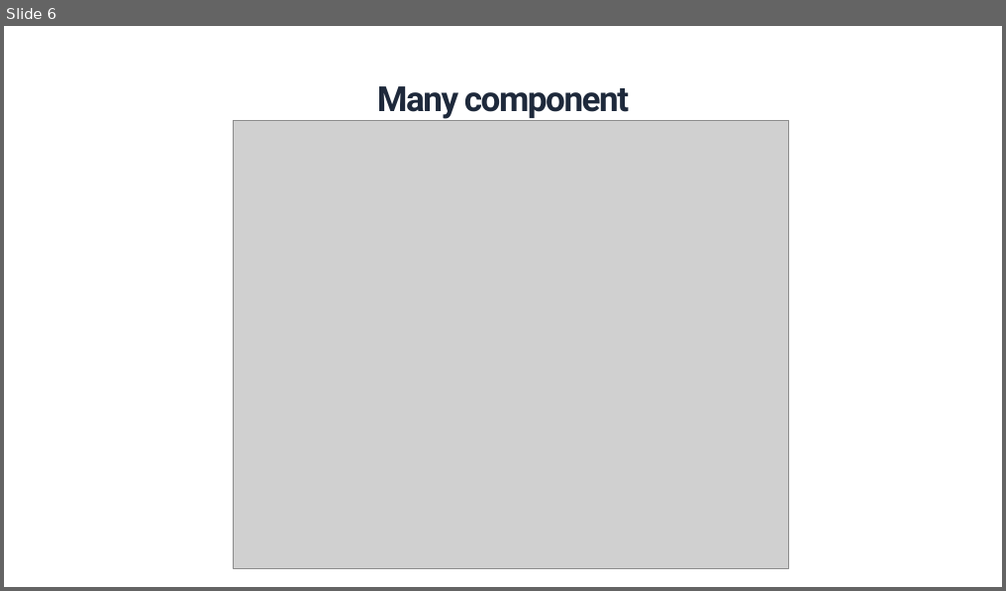
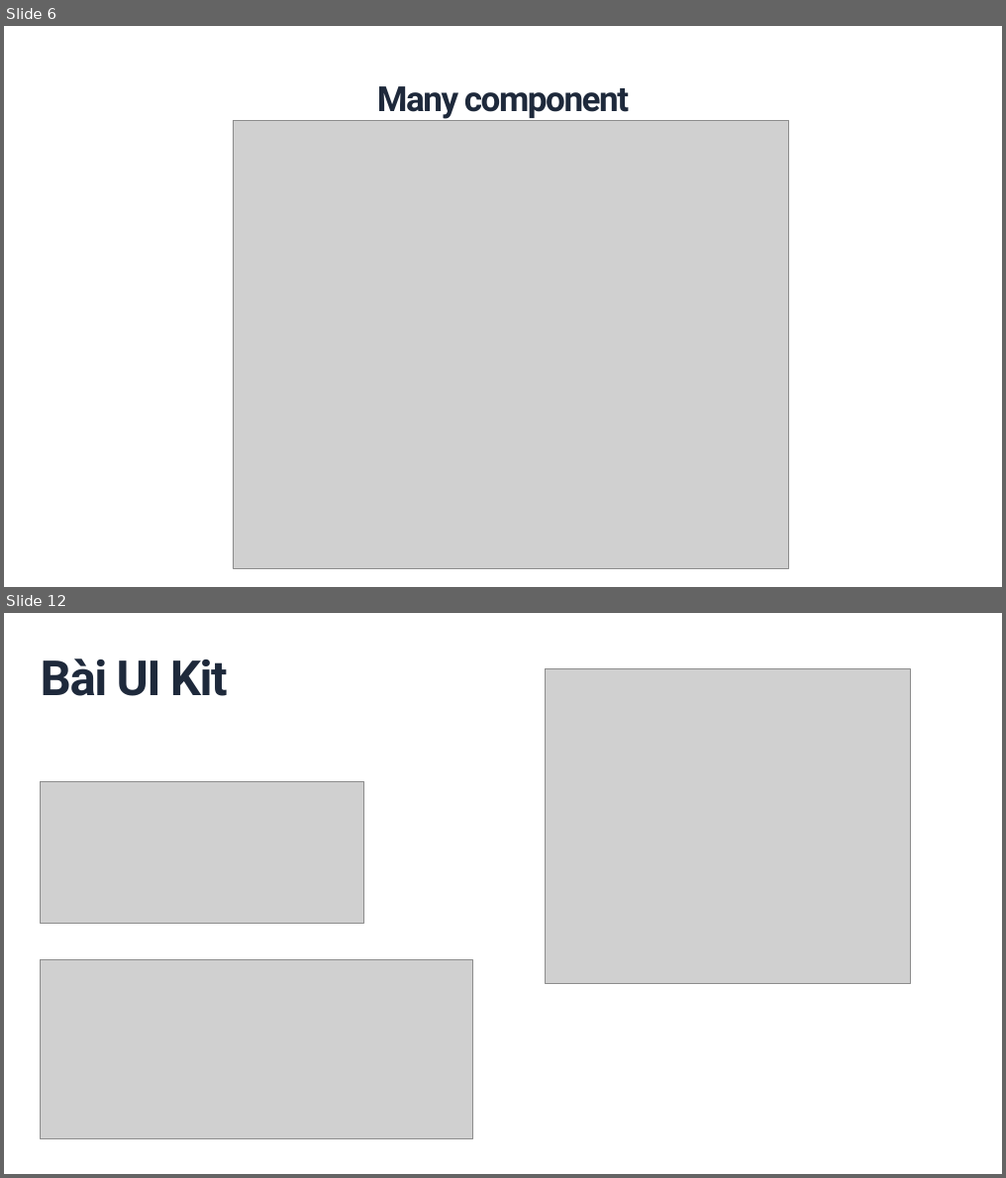
Before and after one commit to trongandev/tai-lieu-day-reactjs-tdsv, a slide deck: giao-an/buoi2/BUỔI 2 COMPONENT & TƯ DUY CHIA NHỎ.pptx. Shown one above the other, each under a label of ours: slide 6 before the commit, slides 6 and 12 after it; the slides between them are not shown. The pictures are 1006x591 and 1006x1178 pixels, drawn with LibreOffice and Linux fonts; fonts in the diff are those of the drawing; grey boxes stand for pictures. Boxes give left, top, right and bottom in pixels: in the first picture for what was removed or moved away, otherwise in the second. Text is boxed around its words. In the diff, an @@ line names an element or a change of style, - is before the commit and + after.

```diff
--- a/giao-an/buoi2/BUỔI 2 COMPONENT & TƯ DUY CHIA NHỎ.pptx
+++ b/giao-an/buoi2/BUỔI 2 COMPONENT & TƯ DUY CHIA NHỎ.pptx
@@ slide 12 added at (x1=4, y1=613, x2=1002, y2=1174), background #FFFFFF @@
@@ text added at (x1=41, y1=659, x2=228, y2=696), 70 pt, text #1E293B, bold @@
+Bài UI Kit
@@ picture added at (x1=545, y1=668, x2=910, y2=983) @@
@@ picture added at (x1=41, y1=781, x2=364, y2=923) @@
@@ picture added at (x1=41, y1=960, x2=473, y2=1140) @@
```
Also in this commit, not shown: 1 slide changed, 4 other slides added, 25 other files.
